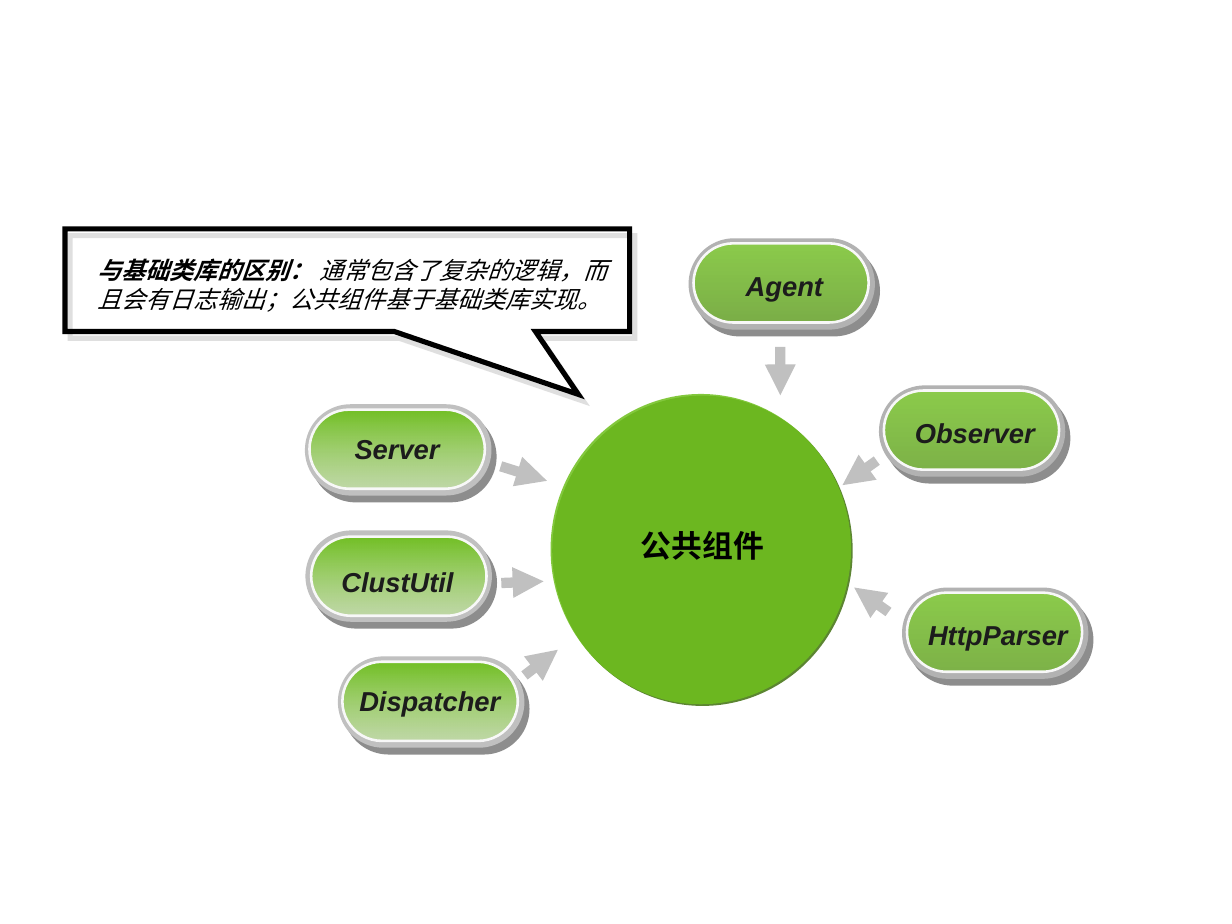
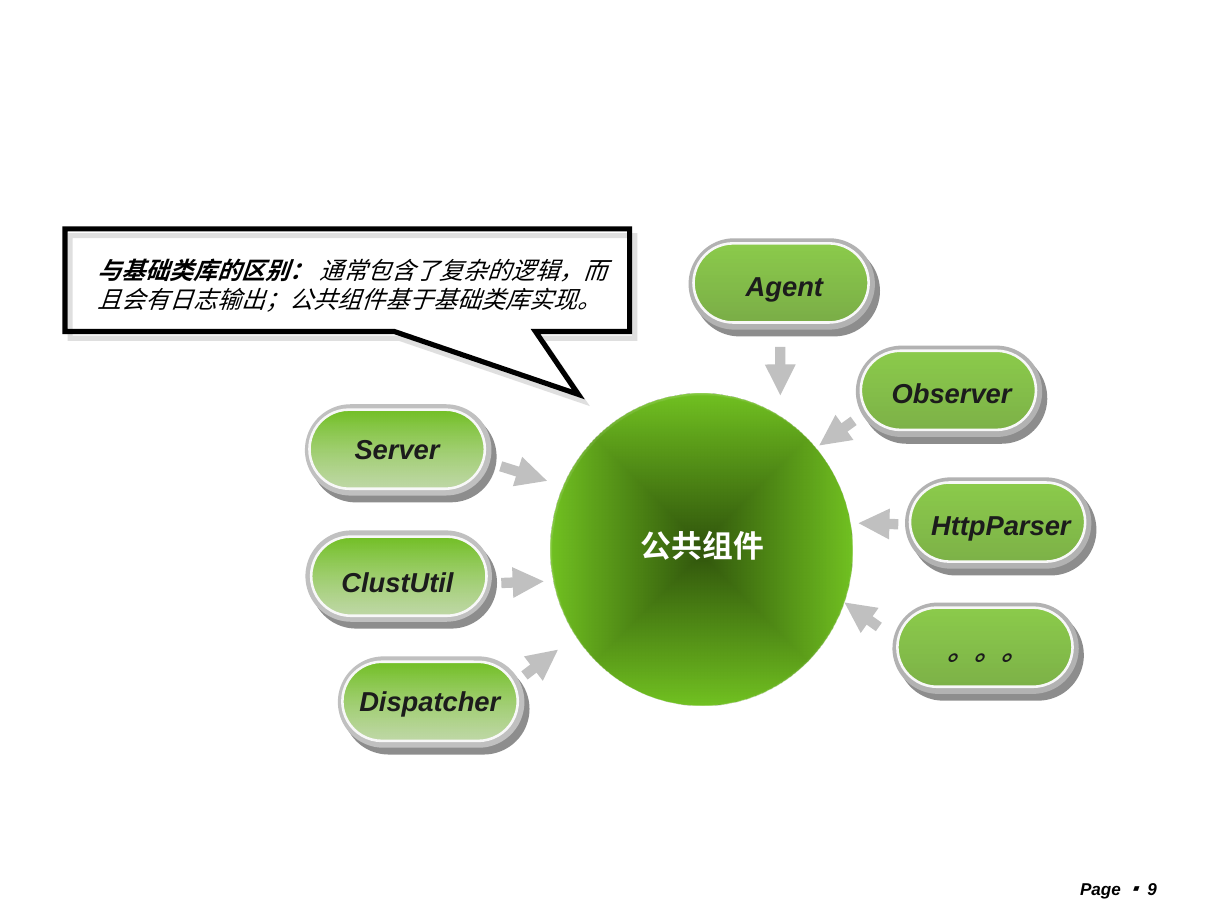
Before and after one commit to shtzr840329/mooon, a slide deck: slide 9 of distributed_platform/docs/mooon.ppt. Drawn at 1232x924 pixels with LibreOffice and Linux fonts; fonts in the diff are those of the drawing; background and template pictures are left out. Boxes give left, top, right and bottom in pixels: in the first picture for what was removed or moved away, otherwise in the second. Text is boxed around its words. In the diff, an @@ line names an element or a change of style, - is before the commit and + after.

```diff
--- a/distributed_platform/docs/mooon.ppt
+++ b/distributed_platform/docs/mooon.ppt
@@ rounded rectangle: place and size @@
-rounded rectangle at <box>878,386,1064,477</box>
+rounded rectangle at <box>856,346,1042,437</box>
@@ ellipse at <box>551,394,851,705</box>: fill #6FC01E at 86% opacity to gradient #32570D to #6FC01E @@
@@ 1 text, 1 rounded rectangle, 1 arrow: place and size @@
-1 text, 1 rounded rectangle, 1 arrow at <box>843,391,1060,485</box>
+1 text, 1 rounded rectangle, 1 arrow at <box>819,351,1036,445</box>
@@ rounded rectangle added at <box>906,478,1092,569</box>, fill #B2B2B2 @@
@@ rounded rectangle added at <box>910,483,1085,562</box>, fill gradient #7BD520 to #67B31B, outline #F8F8F8 1.5 pt @@
@@ text "HttpParser": place and size @@
-text "HttpParser" at <box>928,626,1068,651</box>
+text "HttpParser" at <box>931,516,1071,541</box>
@@ text "公共组件" at <box>641,531,764,560</box>: text colour #000000 to #FFFFFF @@
@@ arrow added from (898, 525) to (859, 524), #C0C0C0 6.01 pt @@
@@ 2 rounded rectangles, 1 arrow: place and size @@
-2 rounded rectangles, 1 arrow at <box>854,588,1088,679</box>
+2 rounded rectangles, 1 arrow at <box>845,602,1078,694</box>
@@ text added at <box>947,653,1029,662</box>, 16 pt, text #1C1C1C, bold, italic @@
+。。。
@@ page number added at <box>1080,883,1157,899</box>, 10 pt, text #000000, bold, italic @@
+Page ▪ 9
```
Also in this commit, not shown: 21 other slides changed, 5 slides added, 4 slides removed, 4 other files.
